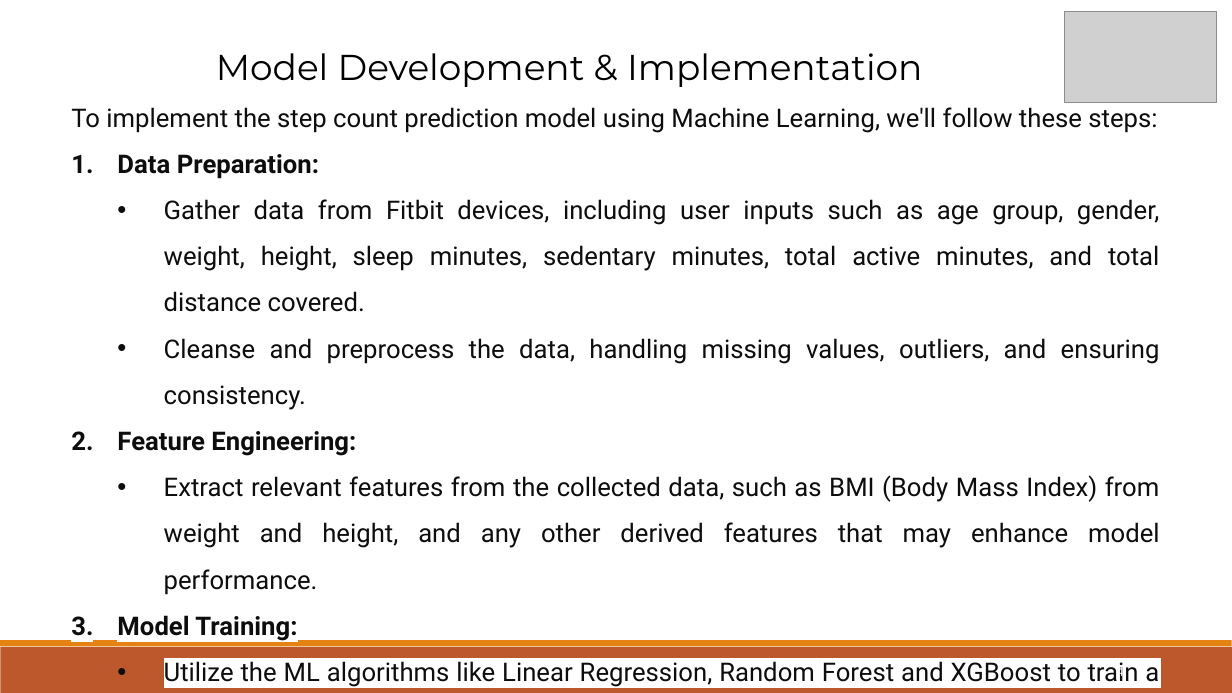
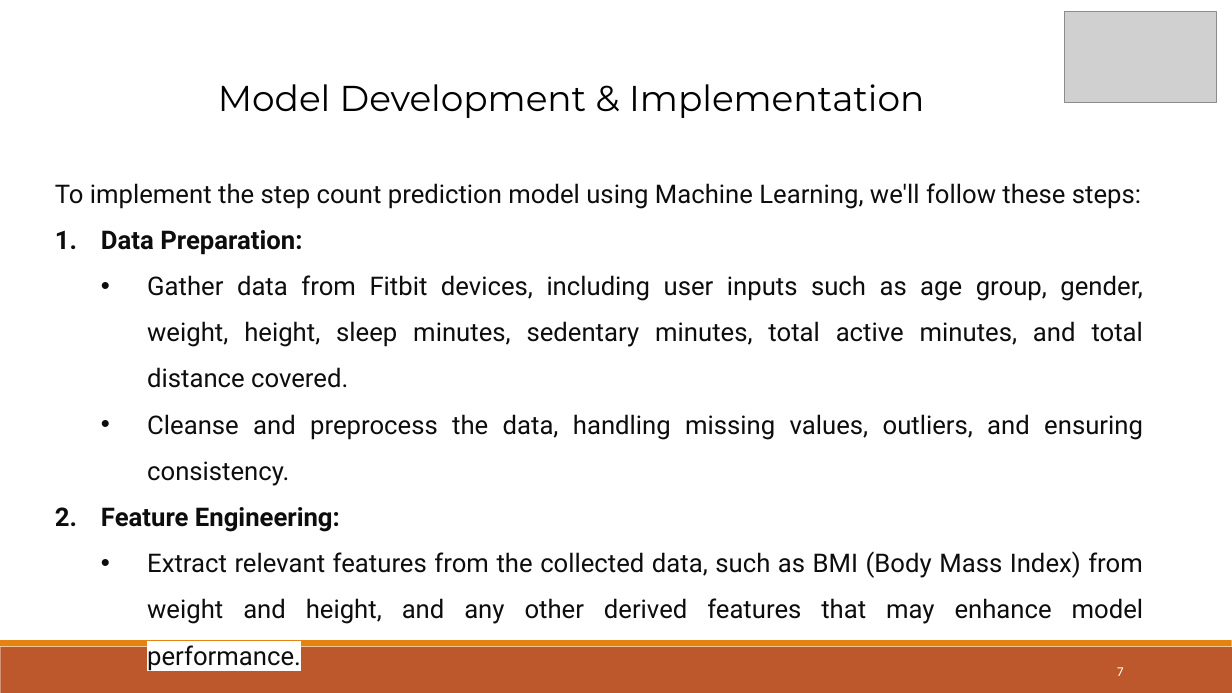
Before and after one commit to mrudulamadhavan/MrudulaAP_Scifor, a slide deck: slide 7 of MainProject/FITNESS TRACKER.pptx (slide 4 before the commit). Drawn at 1232x693 pixels with LibreOffice and Linux fonts; fonts in the diff are those of the drawing; grey boxes stand for pictures. Boxes give left, top, right and bottom in pixels: in the first picture for what was removed or moved away, otherwise in the second. Text is boxed around its words. In the diff, an @@ line names an element or a change of style, - is before the commit and + after.

```diff
--- a/MainProject/FITNESS TRACKER.pptx
+++ b/MainProject/FITNESS TRACKER.pptx
@@ text "Model Development & Implementation" moved from (x1=216, y1=53, x2=922, y2=87) to (x1=218, y1=84, x2=924, y2=118) @@
@@ text "To implement the step count ..." moved from (x1=71, y1=107, x2=1160, y2=687) to (x1=55, y1=183, x2=1144, y2=671) @@
@@ text at (x1=117, y1=615, x2=1159, y2=687): paragraphs removed @@
-3. Model Training:
-  • Utilize the ML algorithms like Linear Regression, Random Forest and XGBoost to train a regression model on the prepared dataset.
-  • Split the dataset into training and testing sets to evaluate model performance.
@@ page number at (x1=1117, y1=667, x2=1124, y2=676): text changed @@
-4
+7
```
Also in this commit, not shown: 4 other slides changed, 4 slides added, 1 other file.
